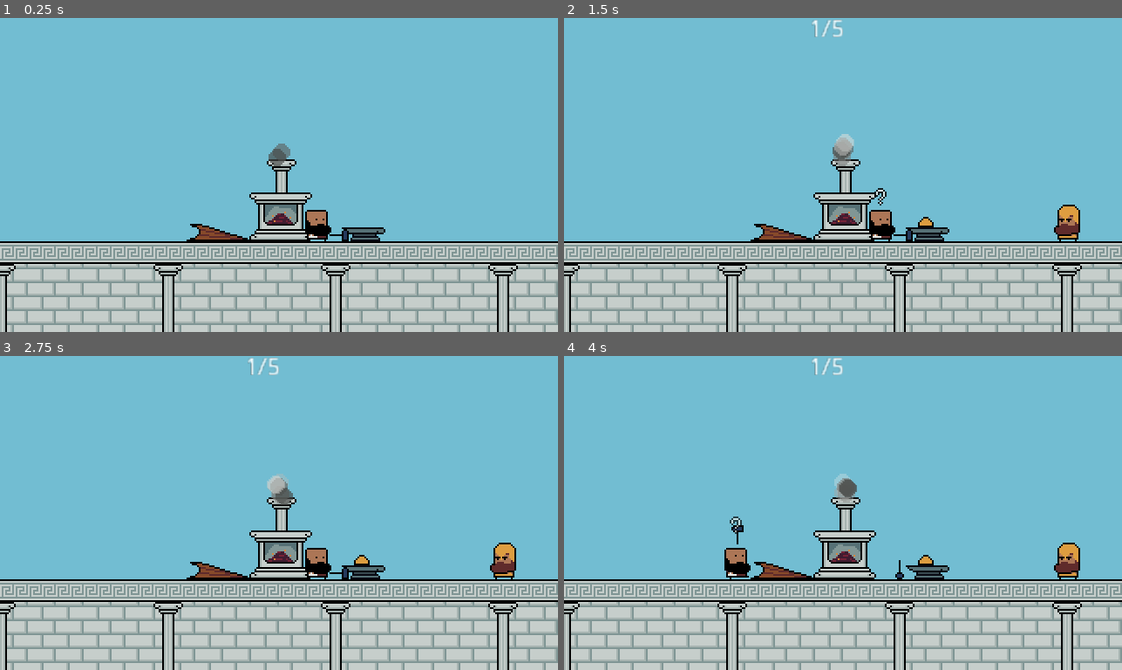
Above: before the commit, frames 1-4 (two rows, left to right).
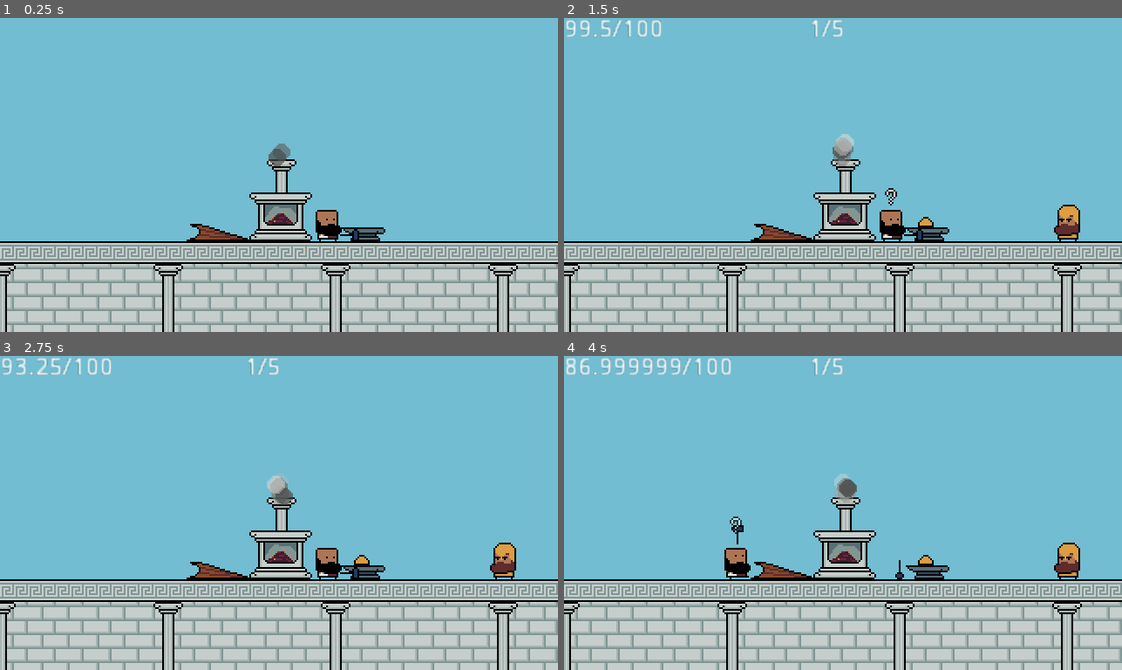
Above: after the commit, the same moments.

Repository: dmitriy-shmilo/secret-santa-2021
Game: Godot game, scene res://game_screen/game_screen.tscn
Two runs of this game, one before a commit and one after it. Both use one fixed random seed, a clock stepped at 60 frames per second and the inputs below.
Inputs (mouse positions are in pixels of both pictures, inside the frame that each line leads up to):
- Up to frame 1 (0.25 s): no input
- Up to frame 2 (1.5 s): tap Enter at 0.5 s; move the mouse to (965, 159) at 0.52 s; hold D (right) 0.53-1.28 s; click (965, 159) at 0.67 s; move the mouse to (731, 190) at 1.27 s; hold S (down) from 1.28 s (still down)
- Up to frame 3 (2.75 s): move the mouse to (334, 443) at 2.02 s; release S (down) at 2.03 s; hold D (right) from 2.03 s (still down)
- Up to frame 4 (4 s): move the mouse to (815, 575) at 2.77 s; release D (right) at 2.78 s; hold W (up) 2.78-3.53 s; click (815, 575) at 2.92 s; move the mouse to (1010, 560) at 3.52 s; hold A (left) from 3.53 s (still down)

The runs differ from the first frame. In frame 1, 0.5% of the frame differs, in the area x 54-65%, y 61-72%; in frame 2, 1.0%, in the area x 0-65%, y 0-72%; in frame 3, 0.9%; in frame 4, 0.7%.

Commit message:
Decay client's mood, and signal it up.

Diff:
--- a/src/game_screen/client.gd
+++ b/src/game_screen/client.gd
@@ -1,16 +1,60 @@
 extends Node2D
+class_name Client
+
+enum ClientState {
+	OFF_SCREEN,
+	WAITING,
+	SATISFIED
+}
+
+const MAX_MOOD = 100.0
+
+signal mood_changed(current, total)
+
+var mood_decay_speed = 5.0
+
+var _mood = MAX_MOOD
+var _state = ClientState.OFF_SCREEN
+
+func _process(delta) -> void:
+	if _state == ClientState.WAITING:
+		_mood = clamp(_mood - mood_decay_speed * delta, 0, MAX_MOOD)
+		emit_signal("mood_changed", _mood, MAX_MOOD)
 
 
-# Declare member variables here. Examples:
-# var a = 2
-# var b = "text"
+func start_waiting() -> void:
+	if _state == ClientState.WAITING:
+		printerr("Client is already waiting")
+		return
+
+	_state = ClientState.WAITING
 
 
-# Called when the node enters the scene tree for the first time.
-func _ready():
-	pass # Replace with function body.
+func go_offscreen() -> void:
+	if _state == ClientState.OFF_SCREEN:
+		printerr("Client is already off screen")
+		return
+
+	_state = ClientState.OFF_SCREEN
+	_reset()
 
 
-# Called every frame. 'delta' is the elapsed time since the previous frame.
-#func _process(delta):
-#	pass
+func satisfy() -> void:
+	if _state != ClientState.WAITING:
+		printerr("Can't satisfy client while not waiting")
+		return
+
+	_state = ClientState.SATISFIED
+
+
+func generate_client() -> void:
+	if _state != ClientState.OFF_SCREEN:
+		printerr("Client can't be generated while on screen")
+		return
+
+	# TODO: pick a different character, with a respective item and voice
+
+
+func _reset() -> void:
+	_mood = MAX_MOOD
+	emit_signal("mood_changed", _mood, MAX_MOOD)
--- a/src/game_screen/game_screen.gd
+++ b/src/game_screen/game_screen.gd
@@ -6,6 +6,7 @@
 onready var _anvil_slot: Node2D = $"AnvilSlot"
 onready var _bellows_slot: Node2D = $"BellowsSlot"
 onready var _character: Character = $"Character"
+onready var _client: Client = $"Client"
 onready var _anvil: Anvil = $"Anvil"
 onready var _bellows: Bellows = $"Bellows"
 onready var _animation_player: AnimationPlayer = $"AnimationPlayer"
@@ -22,7 +23,7 @@
 		_pause_container.visible = true
 
 
-func _process(delta: float) -> void:
+func _process(_delta: float) -> void:
 	if Input.is_action_just_pressed("left"):
 		_is_at_anvil = false
 		_anvil.anvil_leave()
@@ -49,13 +50,13 @@
 		if _is_at_anvil:
 			_character.anvil_down()
 			_anvil.anvil_down()
-			_order_progress()
+			_order_increase_progress()
 		else:
 			_character.bellows_down()
 			_bellows.bellows_down()
 
 
-func _order_progress() -> void:
+func _order_increase_progress() -> void:
 	if not _has_order:
 		printerr("Can't progress empty order")
 		return
@@ -108,3 +109,7 @@
 
 func _on_OrderDelay_timeout():
 	_order_item()
+
+
+func _on_Client_mood_changed(current, total):
+	_gui.mood_update(current, total)
--- a/src/game_screen/game_screen.tscn
+++ b/src/game_screen/game_screen.tscn
@@ -64,6 +64,20 @@
 "update": 0,
 "values": [ Vector2( 1, 1 ) ]
 }
+tracks/2/type = "method"
+tracks/2/path = NodePath("Client")
+tracks/2/interp = 1
+tracks/2/loop_wrap = true
+tracks/2/imported = false
+tracks/2/enabled = true
+tracks/2/keys = {
+"times": PoolRealArray( 0.4 ),
+"transitions": PoolRealArray( 1 ),
+"values": [ {
+"args": [  ],
+"method": "start_waiting"
+} ]
+}
 
 [sub_resource type="Animation" id=3]
 resource_name = "client_leave"
@@ -92,6 +106,23 @@
 "update": 0,
 "values": [ Vector2( -1, 1 ) ]
 }
+tracks/2/type = "method"
+tracks/2/path = NodePath("Client")
+tracks/2/interp = 1
+tracks/2/loop_wrap = true
+tracks/2/imported = false
+tracks/2/enabled = true
+tracks/2/keys = {
+"times": PoolRealArray( 0, 0.4 ),
+"transitions": PoolRealArray( 1, 1 ),
+"values": [ {
+"args": [  ],
+"method": "satisfy"
+}, {
+"args": [  ],
+"method": "go_offscreen"
+} ]
+}
 
 [node name="GameScreen" type="Node2D"]
 script = ExtResource( 1 )
@@ -161,8 +192,15 @@
 "_edit_use_anchors_": false
 }
 
+[node name="MoodLabel" type="Label" parent="Gui"]
+margin_right = 40.0
+margin_bottom = 14.0
+__meta__ = {
+"_edit_use_anchors_": false
+}
+
 [node name="AnvilSlot" type="Node2D" parent="."]
-position = Vector2( 190, 128 )
+position = Vector2( 196, 128 )
 
 [node name="BellowsSlot" type="Node2D" parent="."]
 position = Vector2( 107, 128 )
@@ -180,7 +218,7 @@
 position = Vector2( 161, 128 )
 
 [node name="Character" parent="." instance=ExtResource( 3 )]
-position = Vector2( 190, 128 )
+position = Vector2( 196, 128 )
 
 [node name="Client" parent="." instance=ExtResource( 8 )]
 position = Vector2( 339, 128 )
@@ -197,4 +235,5 @@
 
 [connection signal="pressed" from="Gui/PauseContainer/VBoxContainer/HBoxContainer/QuitButton" to="." method="_on_QuitButton_pressed"]
 [connection signal="pressed" from="Gui/PauseContainer/VBoxContainer/HBoxContainer/ContinueButton" to="." method="_on_ContinueButton_pressed"]
+[connection signal="mood_changed" from="Client" to="." method="_on_Client_mood_changed"]
 [connection signal="timeout" from="OrderDelay" to="." method="_on_OrderDelay_timeout"]
--- a/src/game_screen/gui.gd
+++ b/src/game_screen/gui.gd
@@ -2,6 +2,11 @@
 class_name Gui
 
 onready var _order_label: Label = $"OrderLabel"
+onready var _mood_label: Label = $"MoodLabel"
+
+func mood_update(current, total) -> void:
+	_mood_label.text = str(current) + "/" + str(total)
+
 
 func show_order() -> void:
 	_order_label.visible = true
@@ -11,5 +16,5 @@
 	_order_label.visible = false
 
 
-func order_progress(current, max_progress) -> void:
-	_order_label.text = str(current) + "/" + str(max_progress)
+func order_progress(current, total) -> void:
+	_order_label.text = str(current) + "/" + str(total)
--- a/src/project.godot
+++ b/src/project.godot
@@ -23,6 +23,11 @@
 "class": "Character",
 "language": "GDScript",
 "path": "res://game_screen/character.gd"
+}, {
+"base": "Node2D",
+"class": "Client",
+"language": "GDScript",
+"path": "res://game_screen/client.gd"
 }, {
 "base": "Control",
 "class": "CreditsScene",
@@ -68,6 +73,7 @@
 "Anvil": "",
 "Bellows": "",
 "Character": "",
+"Client": "",
 "CreditsScene": "",
 "Fader": "",
 "Forge": "",
